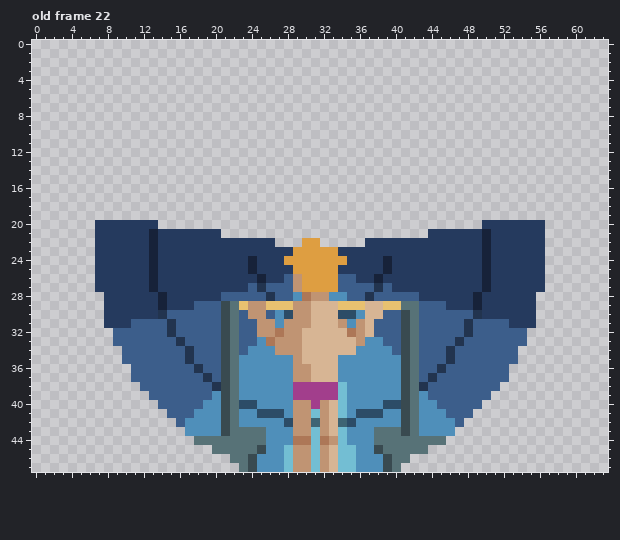
Pixel-art file -- Art/SourceFiles/new_slide.ase. The picture above was drawn from the file before the commit.
64x48 pixels, 22 frames. Shown: old frame 22. The commit also changed other frames, which this record leaves out.
The result:
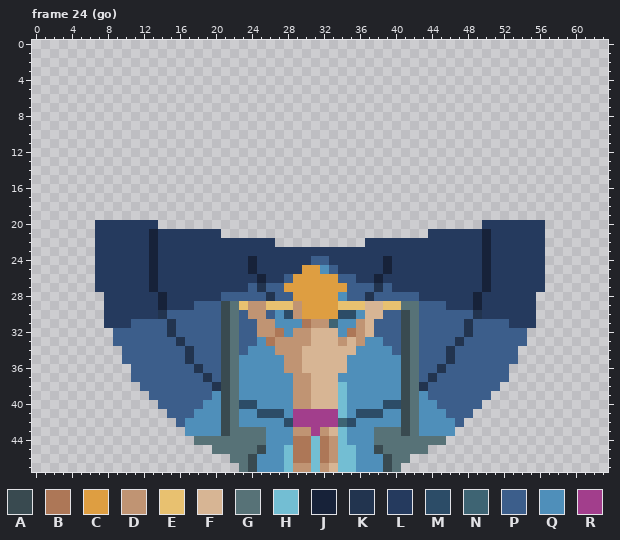
Palette (. is transparent): A #394a50  B #ad7757  C #de9e41  D #c09473  E #e8c170  F #d7b594  G #577277  H #73bed3  J #172239  K #22344f  L #253a5e  M #2c4c67  N #3e6473  P #3c5e8b  Q #4f8fba  R #a23e8c
A new or re-ordered frame is compared with the old frame closest to it.
Changes in this commit:
frames 22 -> 36
--- frame 24 (go) is new; against old frame 22, layer "swimmer"
@@ x 26..36 @@
 21 ...........
-22 L...CC.....
-23 LLLCCCCCLLL
-24 LLCCCCCCCLL
-25 LLLCCCCCLLL
-26 LLPDCCCCPPL
-27 PPPDCCCCPPP
-28 KPPQBDDQQPP
-29 EEEDDFFFEEE
-30 PQMDDFFFMMQ
-31 DQDDDFFFDQD
-32 DBDDFFFFFBD
-33 BDDDFFFFFFD
+22 L..........
+23 LLLLLLLLLLL
+24 LLLLLPPLLLL
+25 LLLLCCQPLLL
+26 LLPCCCCCPPL
+27 PPCCCCCCCPP
+28 KPPCCCCCQPP
+29 EEEDCCCCEEE
+30 PQMDCCCCMMQ
+31 DQQQBDDNQQD
+32 DBQDDFFFQBD
+33 BDDDDFFFDFD
 34 QDDDFFFFFFQ
-35 QQQDFFFFQQQ
-36 QQQDDFFFQQQ
+35 QQDDFFFFFQQ
+36 QQDDFFFFFQQ
 37 QQQDDFFFQQQ
-38 QQQRRRRRHQQ
-39 QQQRRRRRHQQ
-40 QQQDDRDFHQQ
-41 MMQDDHDFHQM
-42 QQMDDNDFNMQ
-43 QQQDDHDFHQQ
+38 QQQDDFFFHQQ
+39 QQQDDFFFHQQ
+40 QQQDDFFFHQQ
+41 MMQRRRRRHQM
+42 QQMRRRRRNMQ
+43 QQQDDRDFHQQ
 44 QQQBBHBDHQQ
-45 QQHDDHDFHHQ
-46 QQHDDHDFHHQ
+45 QQHBBHBDHHQ
+46 QQHBBHBDHHQ
 47 QQHDDHDFHHQ
Changed places in both pictures, as pixel boxes (x1, y1, x2, y2):
changed: (284, 238, 347, 463)
